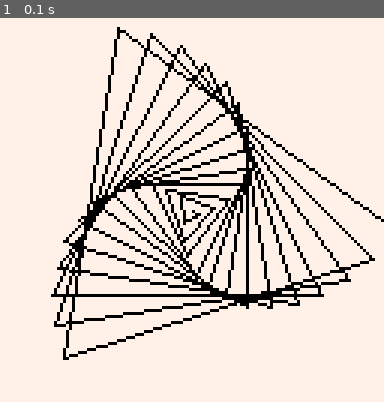
Above: before the commit, frame 1.
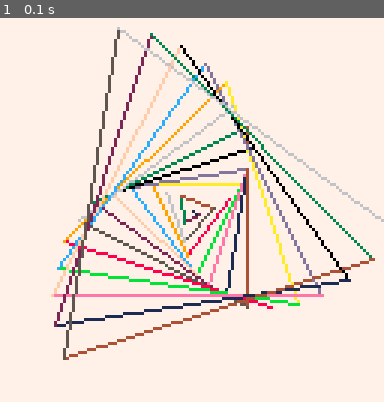
Above: after the commit, the same moment.

Repository: metageek/turtles-8
Game: PICO-8 cartridge f.p8
The game is run twice, just before and just after one commit, with the same random seed, the same clock (stepped at 60 frames per second) and the same inputs.
Inputs:
- Up to frame 1 (0.1 s): no input

The runs differ from the first frame. In frame 1, 10% of the frame differs, in the area x 13-100%, y 2-90%.

Commit message:
Adding pen up/down, testing pen color

Diff:
--- a/turtle.lua
+++ b/turtle.lua
@@ -4,6 +4,7 @@
    t.x=64
    t.y=64
    t.color=15
+   t.pen=true
    t.rt = function(dth)
       t.th += dth
       t.th %= 360
@@ -15,7 +16,9 @@
       local th = t.th / 360
       local newx = t.x + s * cos(th)
       local newy = t.y - s * sin(th)
-      line(t.x, t.y, newx, newy, t.color)
+      if t.pen then
+         line(t.x, t.y, newx, newy, t.color)
+      end
       t.x = newx
       t.y = newy
    end
@@ -25,12 +28,21 @@
    t.setcolor = function(c)
       t.color = c
    end
+   t.pu = function()
+      t.pen=false
+   end
+   t.pd = function()
+      t.pen=true
+   end
    return t
 end
 
 function spiral(t, th, dr)
    local r = 0
+   local c = 0
    while (t.onscreen()) do
+      t.setcolor(c)
+      c = (c+1)%16
       t.fd(r)
       t.rt(th)
       r += dr
